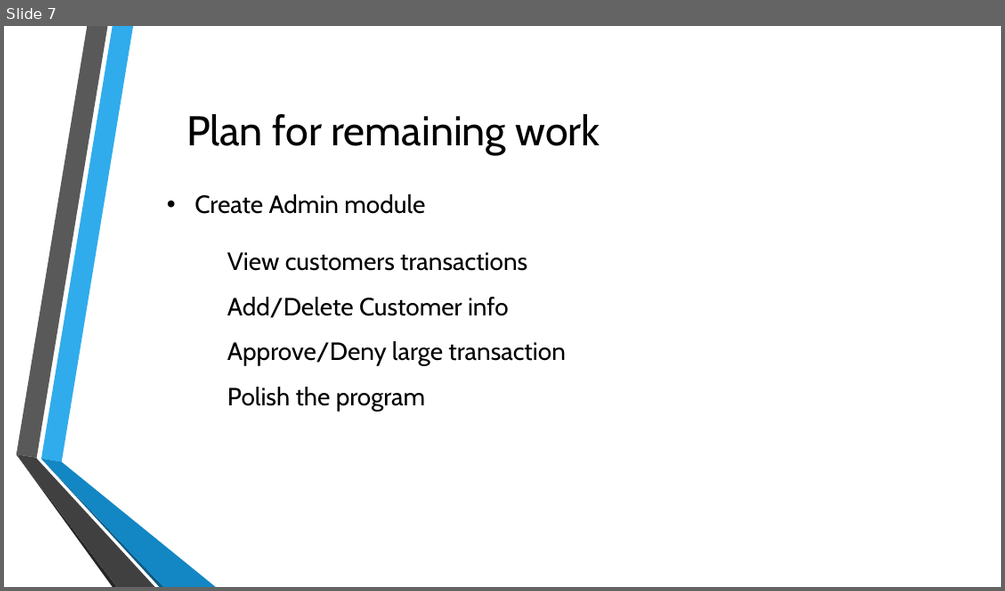
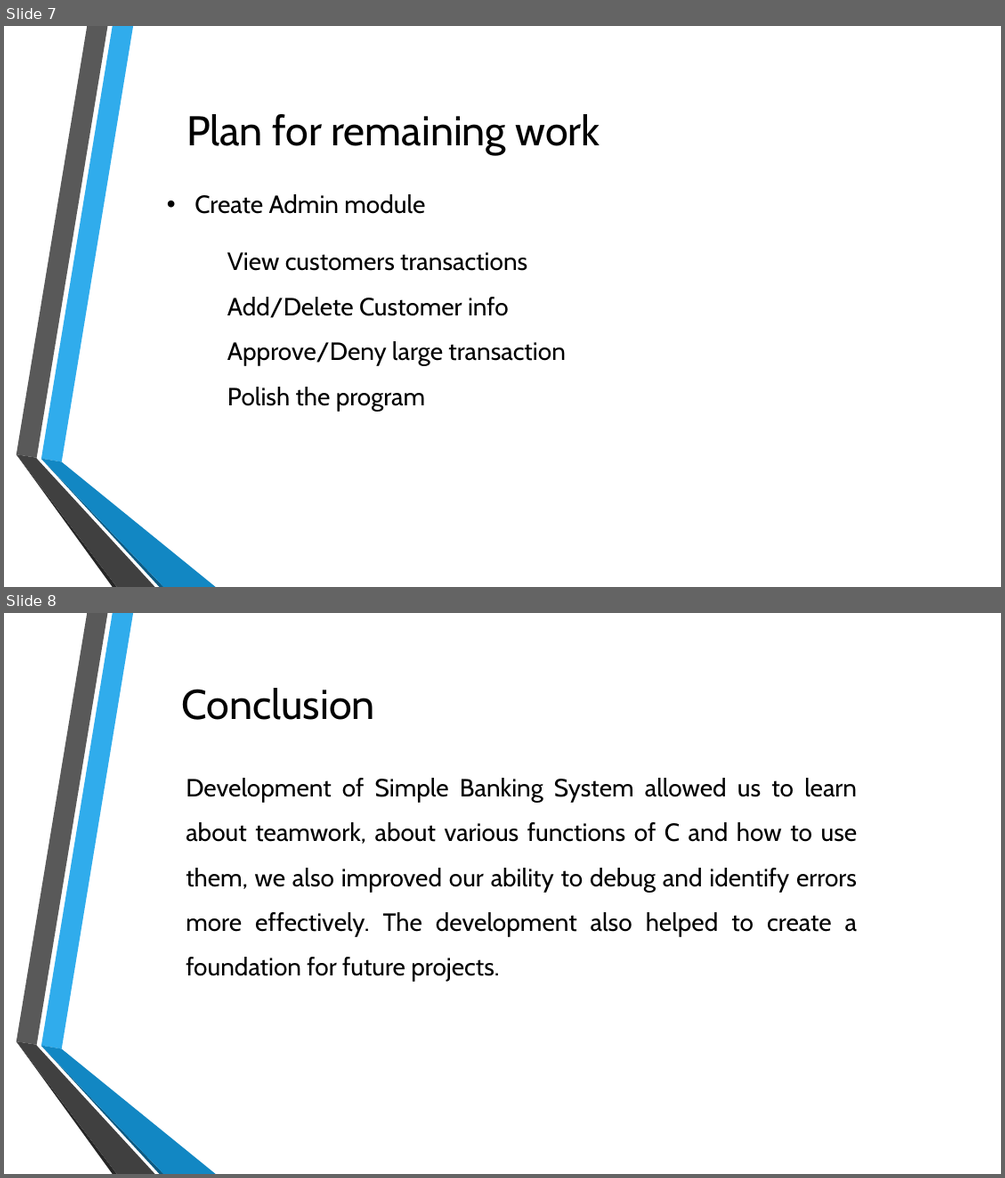
Before and after one commit to 10Rajin/Presentation, a slide deck: Banking Management System.pptx. Shown one above the other, each under a label of ours: slide 7 before the commit, slides 7 and 8 after it. The pictures are 1005x591 and 1005x1178 pixels, drawn with LibreOffice and Linux fonts; fonts in the diff are those of the drawing; background and template pictures are left out. Boxes give left, top, right and bottom in pixels: in the first picture for what was removed or moved away, otherwise in the second. Text is boxed around its words. In the diff, an @@ line names an element or a change of style, - is before the commit and + after.

```diff
--- a/Banking Management System.pptx
+++ b/Banking Management System.pptx
@@ slide 8 added at [4, 613, 1001, 1174], background picture (left out); not listed: 6 template elements that a slide beside it also shows @@
@@ title added at [182, 688, 375, 720], 40 pt, text #000000 @@
+Conclusion
@@ text added at [186, 778, 858, 981], 24 pt, text #000000 @@
+Development of Simple Banking System allowed us to learn about teamwork, about various functions of C and how to use them, we also improved our ability to debug and identify errors more effectively. The development also helped to create a foundation for future projects.
```
Also in this commit, not shown: 3 slides changed, 1 other slide added, 1 slide removed.
